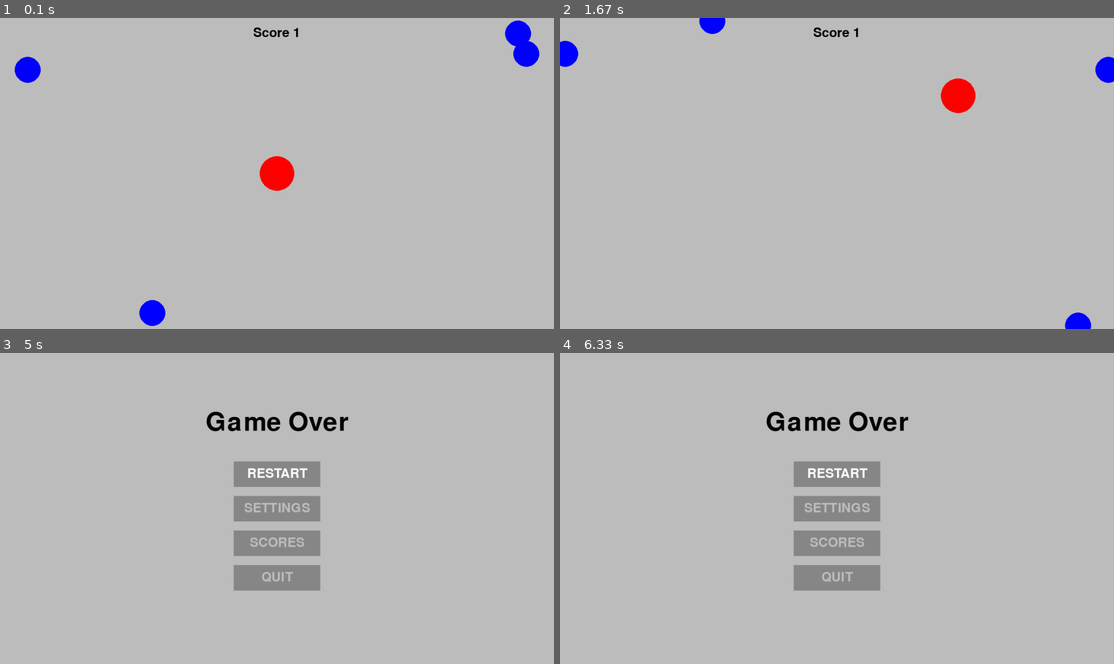
Above: before the commit, frames 1-4 (two rows, left to right).
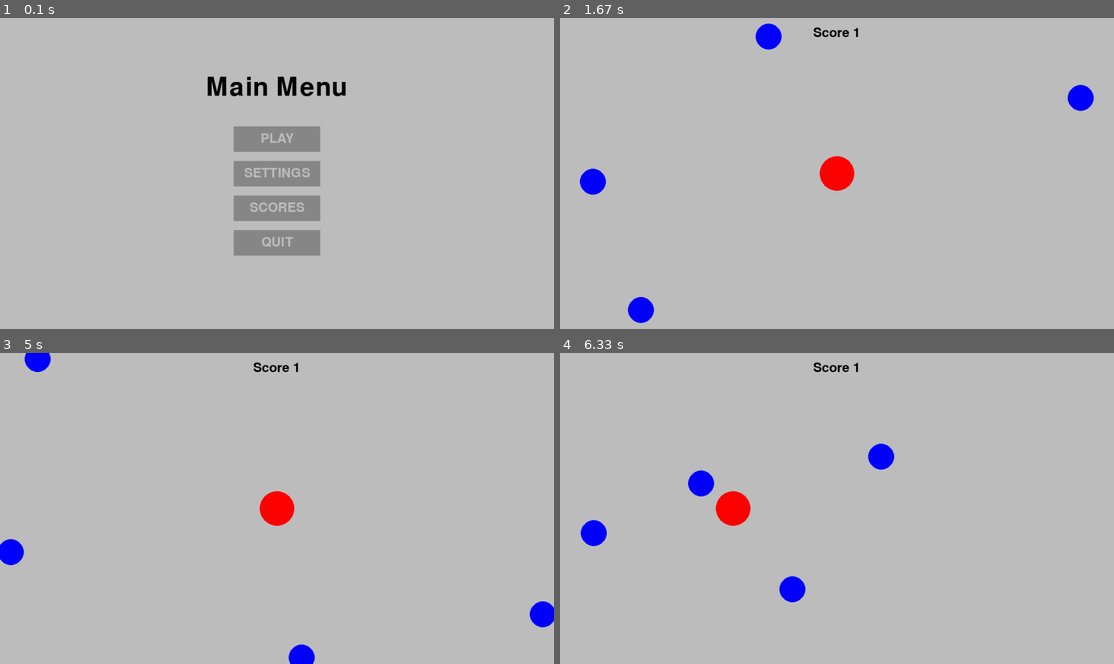
Above: after the commit, the same moments.

Repository: EricNohara/PyGame-Circumventor
Game: pygame game, started from betagame.py
The game is run twice, just before and just after one commit, with the same random seed, the same clock (stepped at 60 frames per second) and the same inputs.
Inputs (mouse positions are in pixels of both pictures, inside the frame that each line leads up to):
- Up to frame 1 (0.1 s): no input
- Up to frame 2 (1.67 s): click (837, 139) at 0.38 s, where only the run after the commit has a clickable "PLAY"; hold Right 0.67-1.13 s; move the mouse to (837, 195) at 0.7 s; hold Up 1.17-1.47 s; click (837, 139) at 1.55 s, where only the run after the commit has a clickable "RESTART"
- Up to frame 3 (5 s): hold Right 1.83-2.3 s; hold Left 2.33-2.87 s; click (481, 617) at 2.95 s; click "SETTINGS" at 3.28 s; click (144, 446) at 3.62 s; click (282, 539) at 3.95 s; click (487, 626) at 4.28 s; click "RESTART" at 4.95 s
- Up to frame 4 (6.33 s): hold Down 5.23-5.53 s; click "RESTART" at 5.62 s; hold Left 5.9-6.3 s

The runs differ from the first frame. In frame 1, 7.0% of the frame differs, in the area x 2-98%, y 0-100%; in frame 2, 3.3%; in frame 3, 6.8%; in frame 4, 7.2%, in the area x 3-63%, y 2-81%.

Commit message:
fixed issue with replay button, and created helper function to reset the game states

Diff:
--- a/betagame.py
+++ b/betagame.py
@@ -6,26 +6,28 @@
 SIZE = (WIDTH, HEIGHT) = (1280, 720)
 screen = pg.display.set_mode(SIZE)
 clock = pg.time.Clock()     #set the clock to the pygame clock
+CURRENT_SCREEN = "Main Menu"
+
 projectile_left = projectile_right = projectile_top = projectile_bottom = False
 projectile_radius = 30
+player_pos = pg.Vector2(screen.get_width() / 2, screen.get_height() / 2)
 score = 0
+
 font = pg.font.Font('freesansbold.ttf', 30)
 header_font = pg.font.Font('freesansbold.ttf', 60)
-player_pos = pg.Vector2(screen.get_width() / 2, screen.get_height() / 2)
 
 ###################################################################################################################
 # HELPER FUNCTIONS
 ###################################################################################################################
 
-def check_exit_pygame():
-    for event in pg.event.get():
-        if event.type == pg.QUIT:
+def check_exit_pygame(event):
+    if event.type == pg.QUIT:
+        pg.quit()
+        sys.exit()
+    elif event.type == pg.KEYDOWN:
+        if event.key == pg.K_ESCAPE:
             pg.quit()
             sys.exit()
-        elif event.type == pg.KEYDOWN:
-            if event.key == pg.K_ESCAPE:
-                pg.quit()
-                sys.exit()
 
 def handle_movement(player):
     keys = pg.key.get_pressed()
@@ -93,6 +95,12 @@
 
     return [circle_left, circle_right, circle_top, circle_bottom]
 
+def reset_game():
+    global projectile_left, projectile_right, projectile_top, projectile_bottom, player_pos, score
+    projectile_left = projectile_right = projectile_top = projectile_bottom = False
+    player_pos = pg.Vector2(screen.get_width() / 2, screen.get_height() / 2)
+    score = 0
+
 ###################################################################################################################
 # GAME LOOP
 ###################################################################################################################
@@ -100,7 +108,8 @@
 def play():
     pg.display.set_caption("Play Game")
     while True:
-        check_exit_pygame()
+        for event in pg.event.get():
+            check_exit_pygame(event)
 
         screen.fill("grey")
 
@@ -114,10 +123,8 @@
         collide = player.collidelist(hazards)
 
         if not (collide == -1):
-            global score
-            score = 0
+            reset_game()
             game_over()
-            break
 
         text = font.render("Score {0}".format(score), True, "black")
         text_rect = text.get_rect()
@@ -125,9 +132,13 @@
 
         # Display work on screen
         pg.display.flip()
-
-        # Set the FPS to 60FPS
         clock.tick(60)
+
+def settings():
+    pass
+
+def scores():
+    pass
 
 def game_over():
     pg.display.set_caption("Game Over")
@@ -147,8 +158,52 @@
             button.changeColor(MOUSE_POS)
             button.update(screen)
 
-        check_exit_pygame()
+        for event in pg.event.get():
+            check_exit_pygame(event)
+            if event.type == pg.MOUSEBUTTONDOWN:
+                if PLAY_AGAIN_BTN.checkForInput(MOUSE_POS):
+                    play()
+                if SETTINGS_BTN.checkForInput(MOUSE_POS):
+                    settings()
+                if SCORES_BTN.checkForInput(MOUSE_POS):
+                    scores()
+                if QUIT_BTN.checkForInput(MOUSE_POS):
+                    pg.quit()
+                    sys.exit()
 
         pg.display.flip()
 
-play()
+def main_menu():
+    pg.display.set_caption("Main Menu")
+    while True:
+        screen.fill("grey")
+        MOUSE_POS = pg.mouse.get_pos()
+        header = header_font.render("Main Menu", True, "black")
+        header_rect = header.get_rect()
+        screen.blit(header, ((WIDTH-header_rect.w)/2, (HEIGHT-header_rect.h)/5))
+
+        PLAY_BTN = Button(image=pg.image.load("assets/Btn-Rect2.png"), pos=(WIDTH/2, HEIGHT/2 - 80), text_input="PLAY", font=font, base_color="grey", hovering_color="white")
+        SETTINGS_BTN = Button(image=pg.image.load("assets/Btn-Rect2.png"), pos=(WIDTH/2, HEIGHT/2), text_input="SETTINGS", font=font, base_color="grey", hovering_color="white")
+        SCORES_BTN = Button(image=pg.image.load("assets/Btn-Rect2.png"), pos=(WIDTH/2, HEIGHT/2 + 80), text_input="SCORES", font=font, base_color="grey", hovering_color="white")
+        QUIT_BTN = Button(image=pg.image.load("assets/Btn-Rect2.png"), pos=(WIDTH/2, HEIGHT/2 + 160), text_input="QUIT", font=font, base_color="grey", hovering_color="white")
+
+        for button in [PLAY_BTN, SETTINGS_BTN, SCORES_BTN, QUIT_BTN]:
+            button.changeColor(MOUSE_POS)
+            button.update(screen)
+
+        for event in pg.event.get():
+            check_exit_pygame(event)
+            if event.type == pg.MOUSEBUTTONDOWN:
+                if PLAY_BTN.checkForInput(MOUSE_POS):
+                    play()
+                if SETTINGS_BTN.checkForInput(MOUSE_POS):
+                    settings()
+                if SCORES_BTN.checkForInput(MOUSE_POS):
+                    scores()
+                if QUIT_BTN.checkForInput(MOUSE_POS):
+                    pg.quit()
+                    sys.exit()
+
+        pg.display.flip()
+
+main_menu()
